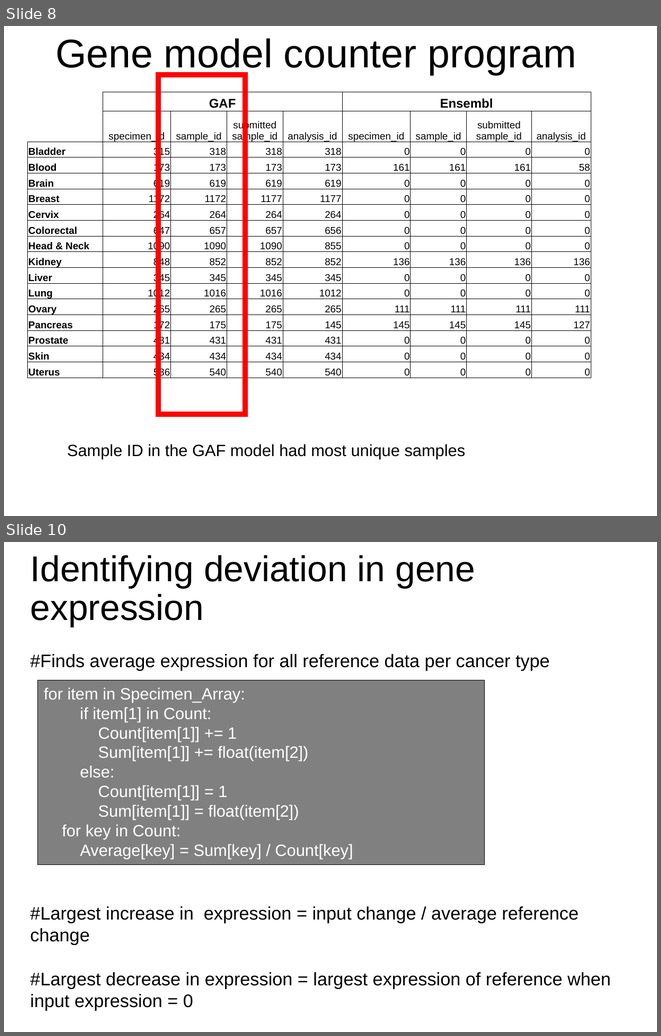
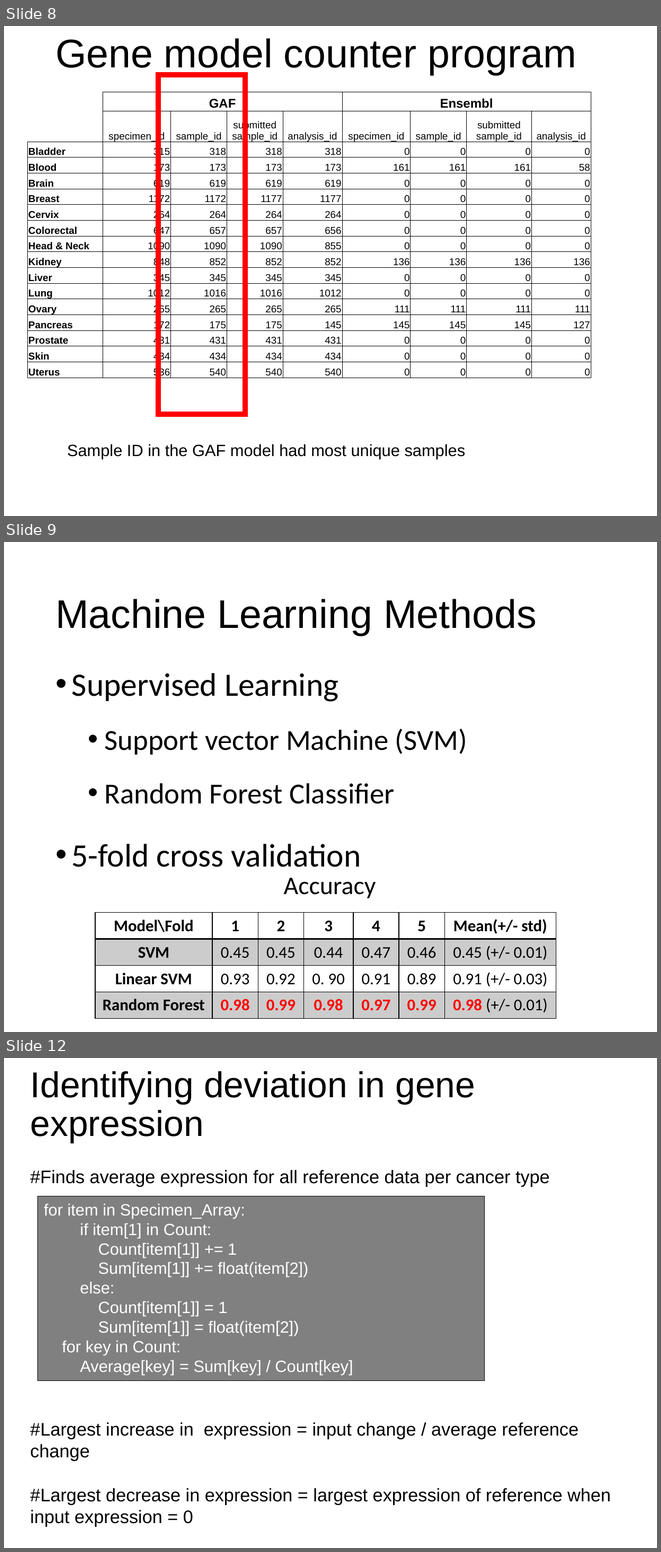
Before and after one commit to dr-artio/CancerClassifier, a slide deck: Powerpoint/ProjectPresentation_Draft.pptx. Shown one above the other, each under a label of ours: slides 8 and 10 before the commit, slides 8, 9 and 12 after it; the slides between them are not shown. The pictures are 661x1036 and 661x1552 pixels, drawn with LibreOffice and Linux fonts; fonts in the diff are those of the drawing. Boxes give left, top, right and bottom in pixels: in the first picture for what was removed or moved away, otherwise in the second. Text is boxed around its words. In the diff, an @@ line names an element or a change of style, - is before the commit and + after.

```diff
--- a/Powerpoint/ProjectPresentation_Draft.pptx
+++ b/Powerpoint/ProjectPresentation_Draft.pptx
@@ slide 9 added at [4,542,657,1032], background #FFFFFF @@
@@ title added at [55,599,537,636], 44 pt, text #000000 @@
+Machine Learning Methods
@@ text added at [72,673,467,867], 32 pt, text #000000 @@
+• Supervised Learning
+  • Support vector Machine (SVM)
+  • Random Forest Classifier
+• 5-fold cross validation
@@ text added at [284,877,376,898], 28 pt, text #000000 @@
+Accuracy
@@ table added at [95,912,556,1018], 4 rows, 7 columns @@
+Model\Fold | 1 | 2 | 3 | 4 | 5 | Mean(+/- std)
+SVM | 0.45 | 0.45 | 0.44 | 0.47 | 0.46 | 0.45 (+/- 0.01)
+Linear SVM | 0.93 | 0.92 | 0. 90 | 0.91 | 0.89 | 0.91 (+/- 0.03)
+Random Forest | 0.98 | 0.99 | 0.98 | 0.97 | 0.99 | 0.98 (+/- 0.01)
@@ what was slide 10 is now slide 12 @@
```
Also in this commit, not shown: 2 other slides added, 1 slide removed.
